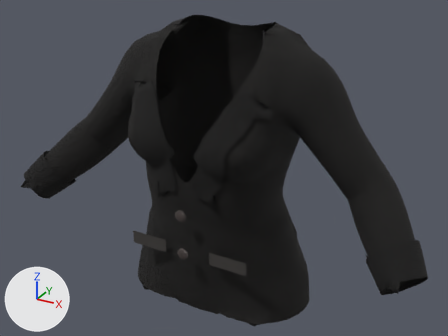
An edit to the glTF model game/assets/characters/cast/adela_voss/adela_voss__a_over.gltf, drawn before and after from the same camera.
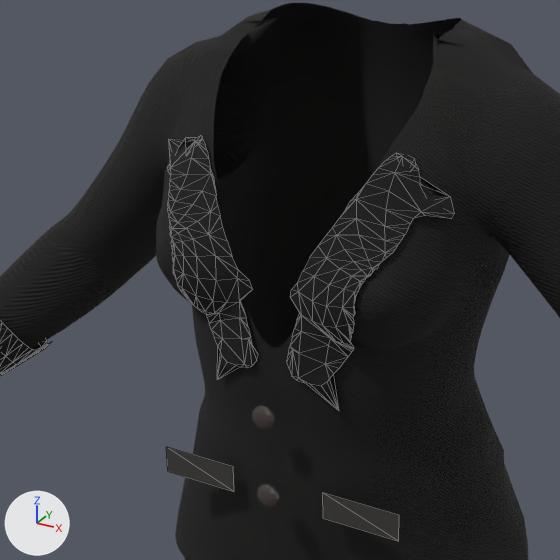
There are two pictures of each version: one whole from a 50 mm camera at (0.571, -1.055, 1.596) aimed at (0.009, -0.033, 1.085), one close up on the part from 12% to 72% of the width and 4% to 85% of the height. Lighting does not change. The marker at lower left points along +X, +Y and +Z. The first two pictures are the older version. The close-ups show mesh edges as thin lines.

In view in the first close-up: 'Cuffs', 'Jacket', 'Lapels', 'Trim_Buttons_0', 'Trim_Pockets_1'.
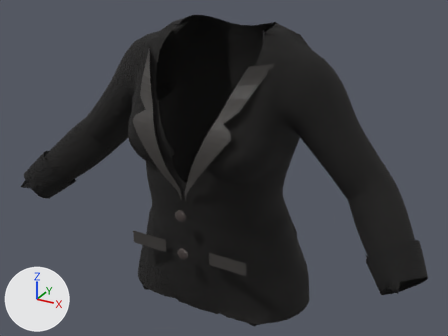
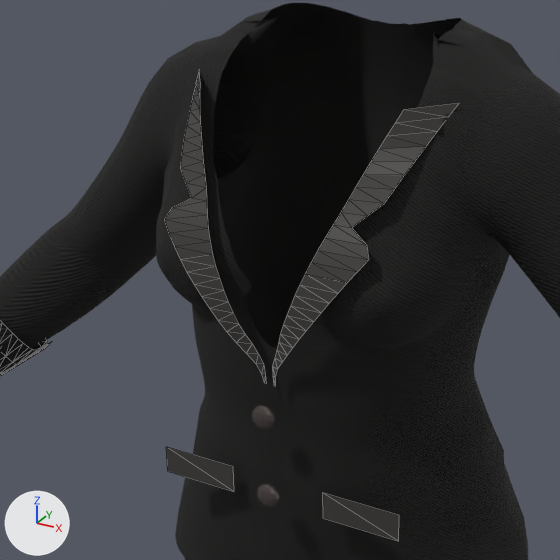
What changed in the scene script:
```text
Add img_cast_adela_voss_adela_voss_a_over_revers_2_albedo:
    img_cast_adela_voss_adela_voss_a_over_revers_2_albedo = load_image('cast_adela_voss_adela_voss_a_over_revers_2_albedo', 'cast_adela_voss_adela_voss_a_over_revers_2_albedo.png', 16, 16, 'sRGB')
Add img_cast_adela_voss_adela_voss_a_over_revers_2_normal:
    img_cast_adela_voss_adela_voss_a_over_revers_2_normal = load_image('cast_adela_voss_adela_voss_a_over_revers_2_normal', 'cast_adela_voss_adela_voss_a_over_revers_2_normal.png', 16, 16, 'Non-Color')
Add img_cast_adela_voss_adela_voss_a_over_revers_2_roughness:
    img_cast_adela_voss_adela_voss_a_over_revers_2_roughness = load_image('cast_adela_voss_adela_voss_a_over_revers_2_roughness', 'cast_adela_voss_adela_voss_a_over_revers_2_roughness.png', 16, 16, 'Non-Color')
Add mat_cast_adela_voss_adela_voss_a_over_revers_2:
    mat_cast_adela_voss_adela_voss_a_over_revers_2 = bpy.data.materials.new('cast_adela_voss_adela_voss_a_over_revers_2')
    # uses the picture img_cast_adela_voss_adela_voss_a_over_revers_2_albedo
    # uses the picture img_cast_adela_voss_adela_voss_a_over_revers_2_normal
    # uses the picture img_cast_adela_voss_adela_voss_a_over_revers_2_roughness
Add me_trim_003:
    me_trim_003.from_pydata(...)  # 104 vertices, 100 faces; spans x -0.134..0.134, y -0.192..-0.073, z 1.071..1.326
    me_trim_003.materials.append(mat_cast_adela_voss_adela_voss_a_over_revers_2)
Remove ob_lapels:
    ob_lapels = bpy.data.objects.new('Lapels', me_lapels)
    ob_lapels.location = (0.0, 0.0, 0.0)
Add ob_trim_revers_2:
    ob_trim_revers_2 = bpy.data.objects.new('Trim_Revers_2', me_trim_003)
    ob_trim_revers_2.location = (0.0, 0.0, 0.0)
```

Changed parts and their boxes [x1, y1, x2, y2] in the close-ups (560 x 560 px):
'Lapels', deleted: before [167, 138, 454, 411]
'Trim_Revers_2', added: after [164, 72, 459, 386]
